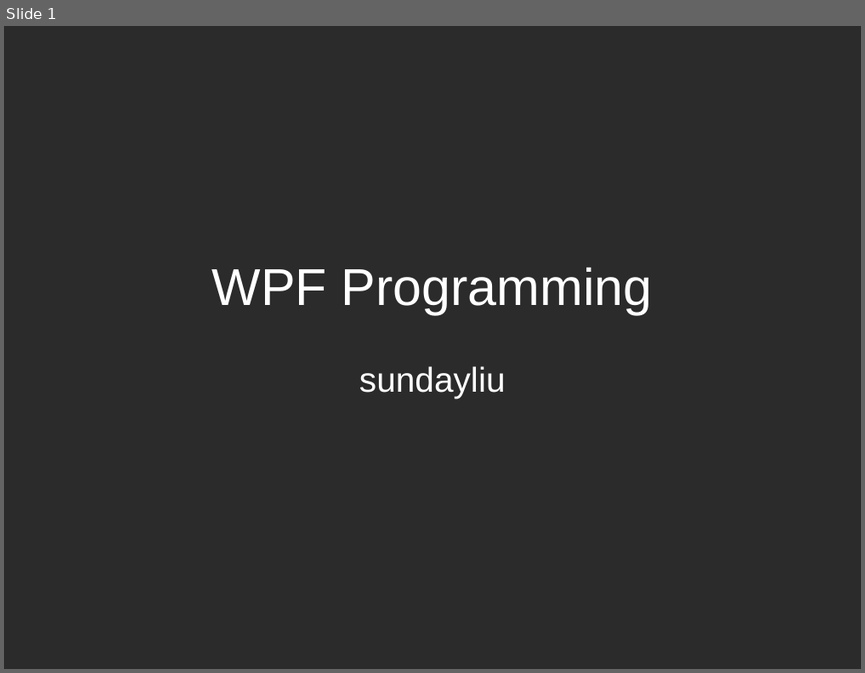
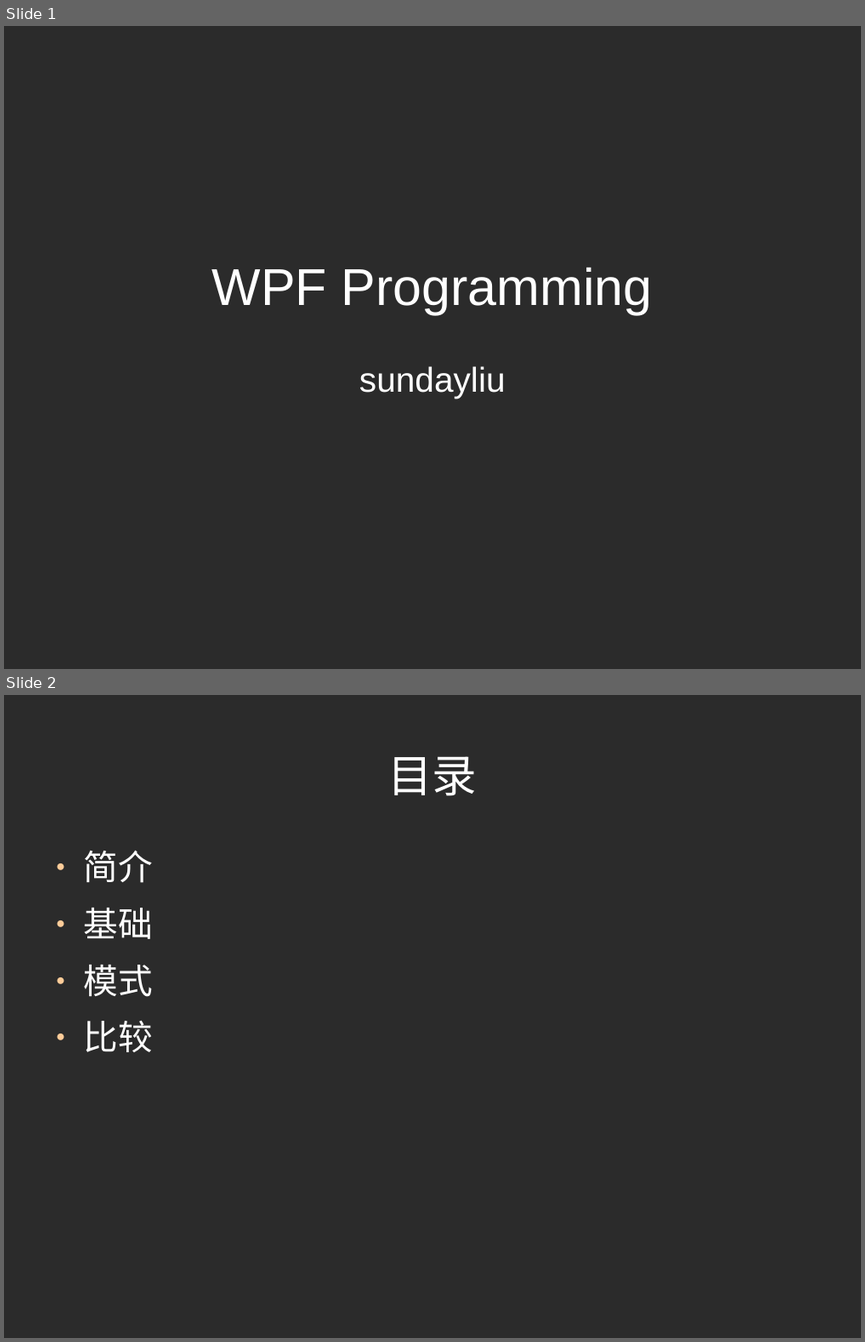
Before and after one commit to martinkro/doc-2017, a slide deck: share/WPF Programming.odp. Shown one above the other, each under a label of ours: slide 1 before the commit, slides 1 and 2 after it. The pictures are 865x673 and 865x1342 pixels, drawn with LibreOffice and Linux fonts; fonts in the diff are those of the drawing; background and template pictures are left out; a plain dark background stands for a picture behind light text. Boxes give left, top, right and bottom in pixels: in the first picture for what was removed or moved away, otherwise in the second. Text is boxed around its words. In the diff, an @@ line names an element or a change of style, - is before the commit and + after.

```diff
--- a/share/WPF Programming.odp
+++ b/share/WPF Programming.odp
@@ slide 2 added at (4,695,861,1338), background picture (left out) @@
@@ title added at (387,756,477,796), 41.4 pt, text #FFFFFF @@
+目录
@@ text added at (84,850,153,1052), 32 pt, text #FFFFFF @@
+● 简介
+● 基础
+● 模式
+● 比较
```
Also in this commit, not shown: 8 other slides added.
